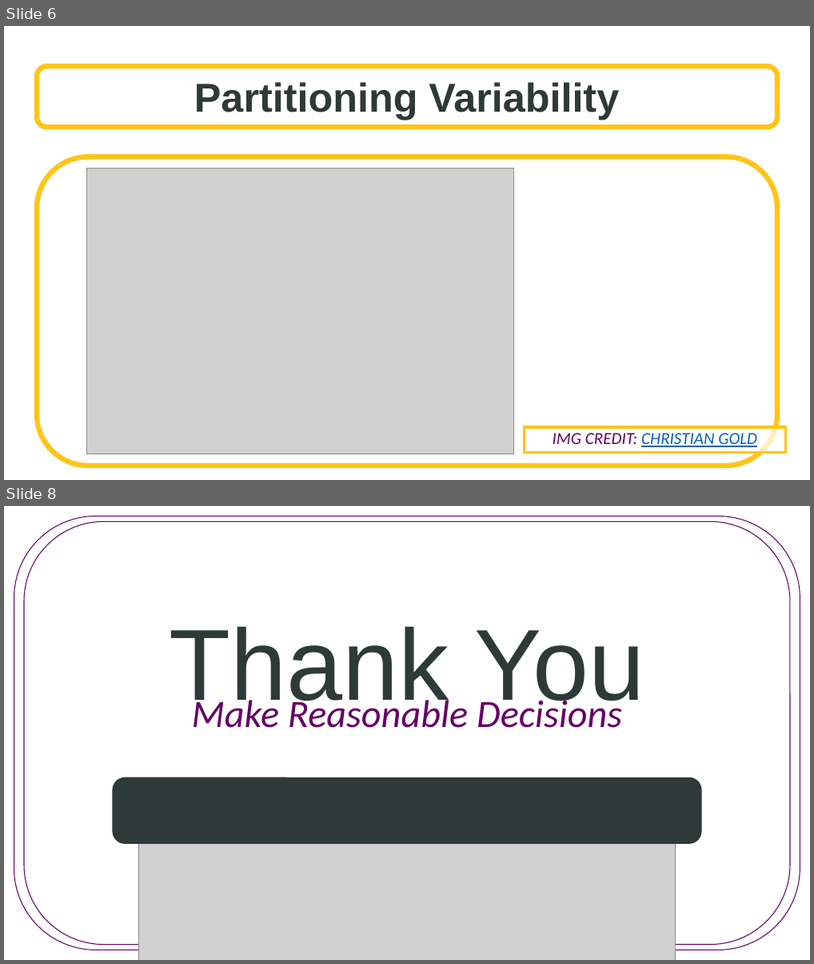
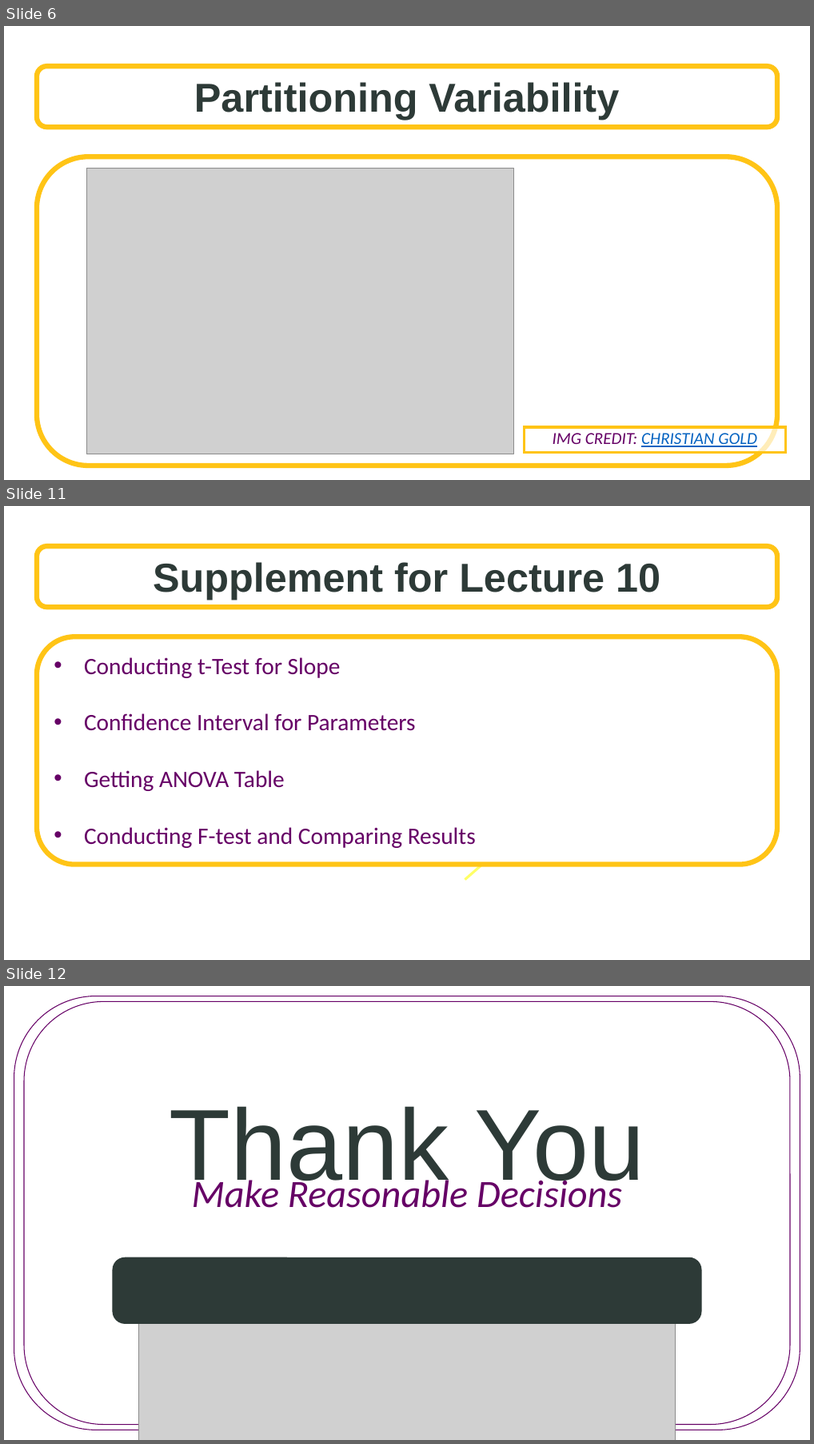
Before and after one commit to SuperMarioGiacomazzo/STOR455_WEBSITE, a slide deck: Lectures/10 - Partitioning Variability - ANOVA.pptx. Shown one above the other, each under a label of ours: slides 6 and 8 before the commit, slides 6, 11 and 12 after it; the slides between them are not shown. The pictures are 814x964 and 814x1444 pixels, drawn with LibreOffice and Linux fonts; fonts in the diff are those of the drawing; grey boxes stand for pictures; background and template pictures are left out. Boxes give left, top, right and bottom in pixels: in the first picture for what was removed or moved away, otherwise in the second. Text is boxed around its words. In the diff, an @@ line names an element or a change of style, - is before the commit and + after.

```diff
--- a/Lectures/10 - Partitioning Variability - ANOVA.pptx
+++ b/Lectures/10 - Partitioning Variability - ANOVA.pptx
@@ slide 11 added at bbox=[4, 506, 810, 960], background picture (left out) @@
@@ rounded rectangle added at bbox=[37, 546, 778, 607], fill #FFFFFF at 70% opacity, outline #FFC416 6 pt, 48 pt, text #2D3A37, bold @@
+Supplement for Lecture 10
@@ rounded rectangle added at bbox=[37, 636, 778, 864], fill #FFFFFF, outline #FFC416 6 pt, 28 pt, text #660066 @@
+• Conducting t-Test for Slope
+• Confidence Interval for Parameters
+• Getting ANOVA Table
+• Conducting F-test and Comparing Results
@@ arrow added from (465, 880) to (506, 844), #FFFF66 3 pt @@
@@ what was slide 8 is now slide 12 @@
```
Also in this commit, not shown: 1 slide changed, 3 other slides added, 3 other files.
